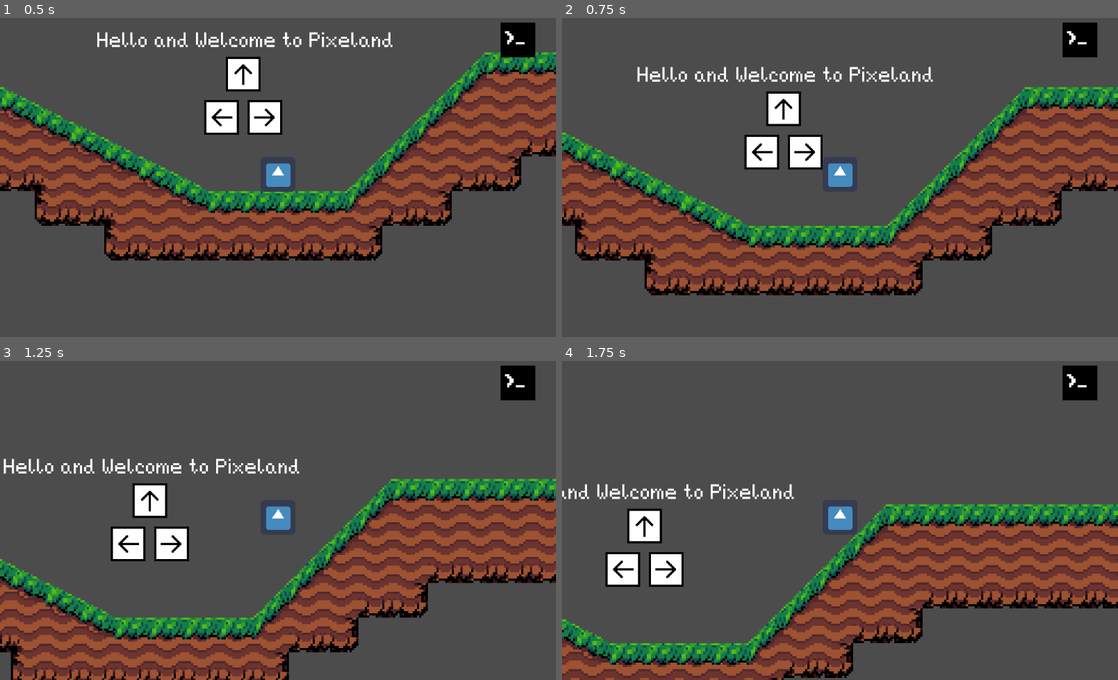
Above: before the commit, frames 1-4 (two rows, left to right).
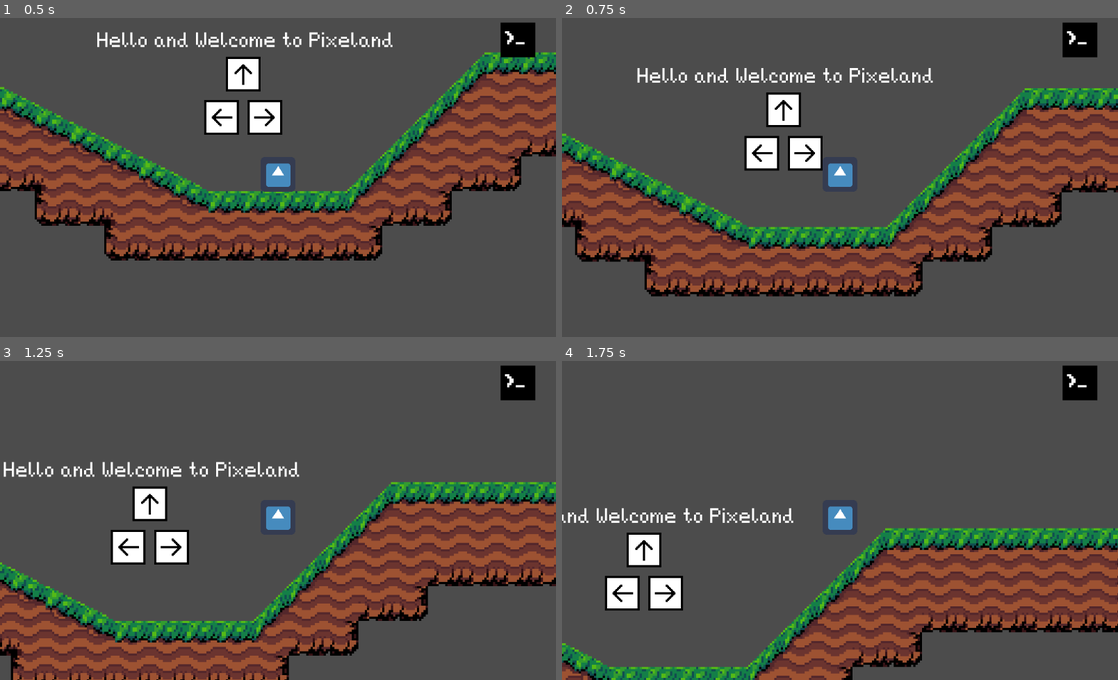
Above: after the commit, the same moments.

Repository: Tri-C-Games/CCC-Jam
Game: Godot game, scene res://World/Tutorial/Tutorial.tscn
The game is run twice, just before and just after one commit, with the same random seed, the same clock (stepped at 60 frames per second) and the same inputs. The engine's default icon, where the game draws it, is replaced by a stand-in: a white triangle on a blue panel in a dark square.
Inputs:
- Up to frame 1 (0.5 s): no input
- Up to frame 2 (0.75 s): hold D (move_right) from 0.53 s (still down); hold W (jump) from 0.53 s (still down)
- Up to frame 3 (1.25 s): keep holding D (move_right); keep holding W (jump)
- Up to frame 4 (1.75 s): keep holding D (move_right); release W (jump) at 1.28 s; tap W (jump) at 1.35, 1.52 s

Frame 1 is identical in both runs. In frame 2, 7.9% of the frame differs, in the area x 0-100%, y 15-88%; in frame 3, 17%; in frame 4, 31%, in the area x 0-100%, y 38-100%.

Commit message:
Fixed slope issue.

Diff:
--- a/Player/Scripts/Player.gd
+++ b/Player/Scripts/Player.gd
@@ -47,7 +47,8 @@
 		jump_pressed = true
 
 func movement(delta):
-	velocity.y += real_gravity * delta
+	if not is_on_floor():
+		velocity.y += real_gravity * delta
 
 	# Friction
 	var normalized_speed = range_lerp(velocity.x, 0, real_max_speed, 0, 1)
@@ -56,13 +57,13 @@
 
 	velocity = move_and_slide(velocity, Vector2.UP)
 
-	if is_on_floor() and jump_pressed:
-		velocity.y -= real_jump_speed
+	if is_on_floor():
+		coyoteTimer = 0
+		if jump_pressed:
+			velocity.y -= real_jump_speed
 
 	if jump_pressed:
 		jumpPressedTimer=0
-	if is_on_floor():
-		coyoteTimer=0
 	if coyoteTimer<=coyoteTime and jumpPressedTimer<=pressedTime:
 		velocity.y -= real_jump_speed
 		jumpPressedTimer=1000
